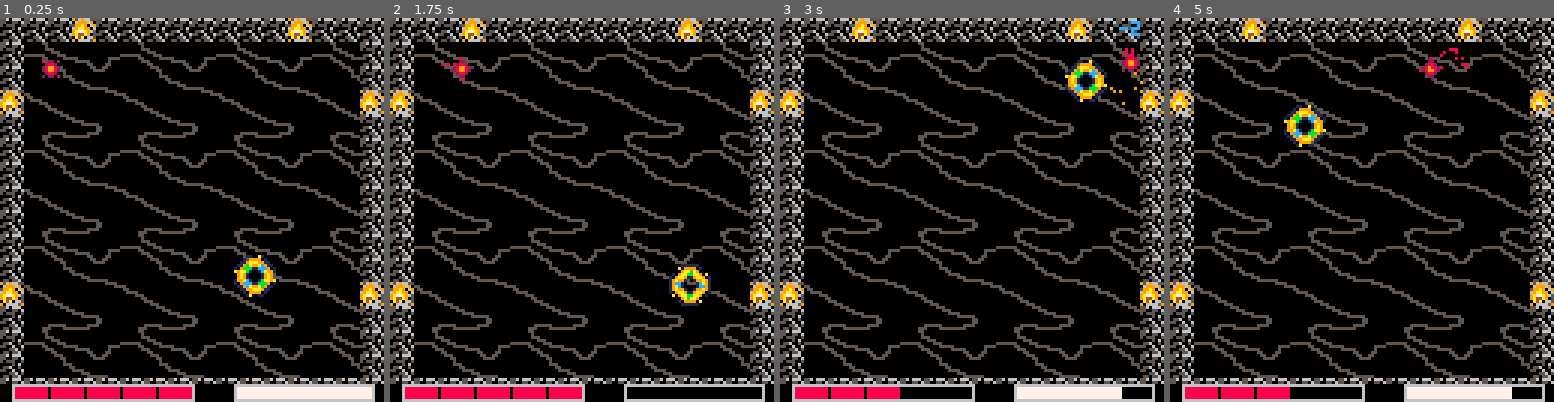
Above: before the commit, frames 1-4 (left to right).
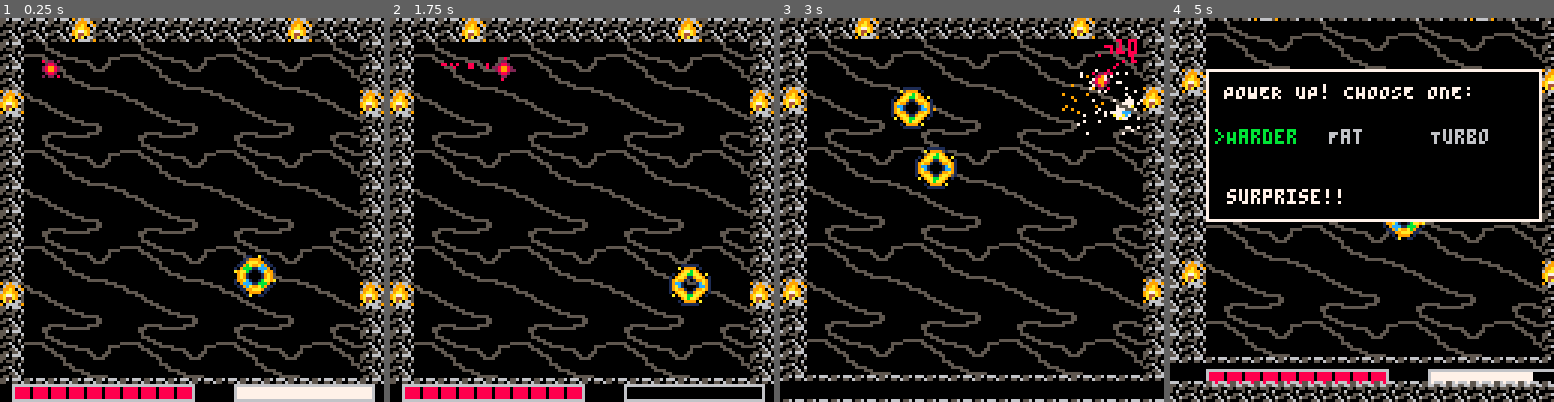
Above: after the commit, the same moments.

Repository: Nakeeb0/NAHL
Game: PICO-8 cartridge nahl.p8
Same seed, same stepped clock (60 frames per second), same inputs: the game is played once before the commit and once after it.
Inputs:
- Up to frame 1 (0.25 s): no input
- Up to frame 2 (1.75 s): tap X (X key) at 0.33, 1.07 s; tap O (Z key) at 0.7, 1.7 s; hold Right from 1.6 s (still down)
- Up to frame 3 (3 s): tap X (X key) at 1.85, 2.97 s; release Right at 2.1 s; tap O (Z key) at 2.1, 2.5, 2.9 s; hold Up 2.15-2.42 s; hold Right from 2.47 s (still down)
- Up to frame 4 (5 s): release Right at 3.03 s; hold Left 3.08-3.58 s; tap O (Z key) every 0.4 s from 3.3 to 4.9 s; hold Down 3.63-3.97 s; hold Right 4.02-4.68 s; tap X (X key) at 4.08 s; hold Up from 4.73 s (still down)

The runs differ from the first frame. In frame 1, 0.1% of the frame differs, in the area x 7-47%, y 96-100%; in frame 2, 0.5%; in frame 3, 37%; in frame 4, 39%, in the area x 0-100%, y 0-100%.

Commit message:
Added camera shake Added a follower AI Added two power ups Fixed a bug with local scopes

Diff:
--- a/actor.lua
+++ b/actor.lua
@@ -1,7 +1,11 @@
 actor = {}
 next_actor_id = 1
+function rng(l, r)
+	return rnd(r-l+1)+l
+end
+
 function make_actor(index, x, y)
-	a = {
+	local a = {
 		index = index,
 		pos = vec2d.new(x, y),
 		vel = vec2d.new(0, 0),
@@ -31,7 +35,8 @@
 		ghosted = false,
 		frozen = false,
 		invulnerable = false,
-		power_ups = 0
+		power_ups = 0,
+		hard_mode = 0
 	}
 	add(actor, a)
 	return a
@@ -136,6 +141,14 @@
 	else
 		damaged.hurt_col = 8
 	end
+
+	--if a collision is BIG (todo, define big..), make the camera shake
+	--right now i'm multiplying the magnitude difference with the max weight with some coeff
+	shake_timer = min(max_shake_duration,shake_duration_coeff * (mag_damager-mag_damaged)*max(a.weight,b.weight))
+	--+0.5 to round
+	shake_factor = min(max_shake_amount,flr((mag_damager-mag_damaged)*shake_amount_coeff*max(a.weight,b.weight)+0.5))
+	printh("ce "..shake_timer..' sf '..shake_factor..' maga'..mag_damager..' magb'..mag_damaged,"debug.txt")
+
 	spawn_dmg_text(damaged.pos.x - 2, damaged.pos.y - damaged.h - 6, damager.damage, damaged.hurt_col)
 	if damaged.hp <= 0 then
 		actor_death(damaged)
@@ -155,9 +168,12 @@
 	local mag_a = (force_a * a.force / a.weight):magnitude()
 	local mag_b = (force_b * b.force / b.weight):magnitude()
 
+
 	if dir_a:dot(a.vel) > 0 then
 		ppos = dir_a * a.w / (a.w + b.w)
 		collision_particles(a.pos.x + ppos.x , b.pos.y + ppos.y , max(a.vel:magnitude()*3, b.vel:magnitude()*3))
+
+
 		b.vel += force_a / b.weight
 		a.vel -= (force_a * a.bounce) / a.weight
 	else
@@ -169,6 +185,7 @@
 	else
 		mag_b *= -1
 	end
+
 	resolve_damage(a, b, mag_a, mag_b)
 end
 function move_actor(a)
@@ -199,6 +216,8 @@
 				return
 			end
 			if act.type == "straight-laced-boss" then
+				score += 4
+			elseif act.type == "follower-boss" then
 				score += 5
 			else
 				score += 1
--- a/ai.lua
+++ b/ai.lua
@@ -2,7 +2,7 @@
 base_ai.__index = base_ai
 
 function base_ai.new(x, y)
-	a = make_actor(3, x, y)
+	local a = make_actor(3, x, y)
 	add(enemies, a)
 	return a
 end
@@ -11,7 +11,7 @@
 straight_ai.__index = straight_ai
 
 function straight_ai.new(x, y)
-	a = base_ai.new(x, y)
+	local a = base_ai.new(x, y)
 	a.type = "straight-laced"
 	a.frames = 4
 	a.max_velocity = 1.11
@@ -28,7 +28,7 @@
 straight_boss.__index = straight_boss
 
 function straight_boss.new(x, y)
-	a = base_ai.new(x, y)
+	local a = base_ai.new(x, y)
 	setmetatable(a, straight_boss)
 	a.type = "straight-laced-boss"
 	a.frames = 4
@@ -64,6 +64,32 @@
 	end)
 end
 
+
+follower_boss = setmetatable({}, base_ai)
+follower_boss.__index = follower_boss
+
+function follower_boss.new(x, y)
+	local a = base_ai.new(x, y)
+	setmetatable(a, follower_boss)
+	a.type = "follower-boss"
+	a.frames = 4
+	a.damage = 2
+	a.max_velocity = 1
+	a.accel = 0.01
+	a.friction = 1
+	a.bounce = 1
+	a.weight = 4
+	a.hp_max = 7
+	a.force_threshold = 2.3
+	a.hp = 7
+	a.w = 7
+	a.h = 7
+	a.velocity_cutoff = 0.1
+	a.force = 2.5
+	a.index = 33
+	return a
+end
+
 function ai_update()
 	for enemy in all(enemies) do
 		if enemy.type == "straight-laced" or enemy.type == "straight-laced-boss" then
@@ -73,5 +99,9 @@
 			end
 			enemy.vel += dir * enemy.accel
 		end
+		if enemy.type == "follower-boss" then
+			local dir = player.pos-enemy.pos
+			enemy.vel += dir * enemy.accel
+		end
 	end
 end
--- a/nahl.lua
+++ b/nahl.lua
@@ -3,6 +3,11 @@
 	_upd = infinite_straight_laced
 	score = 0
 	timer = 0
+	shake_timer = 0
+	shake_amount_coeff = 0.5
+	shake_duration_coeff = 0.4
+	max_shake_amount = 8
+	max_shake_duration = 12
 	last_pressed = {
 		left = -500,
 		right = -500,
@@ -18,14 +23,17 @@
 	player = make_actor(17, 32, 32)
 	player.w = 3
 	player.h = 3
-	player.accel = 0.1
-	player.force = 1.3
+	player.accel = 0.3
+	player.force = 1.6
 	player.weight = 1
 	player.friction = 0.975
 	player.team = 0
-	player.hp = 5
-	player.hp_max = 5
+	player.hp = 10
+	player.hp_max = 10
 	player.force_threshold = 0.35
+	player.damage = 10
+	player.hard_mode = 0
+	player.type = "player"
 	-- Define the available powerups
 	all_powerups = {
 		{
@@ -51,10 +59,11 @@
 		},
 		{
 			--todo: revise the limit
+
 			name = "Turbo",
-			desc = "acceleration +10%",
+			desc = "acceleration +25%",
 			apply = function(p)
-				p.accel = min(p.accel*1.1,0.45)
+				p.accel = min(p.accel*1.25,0.45)
 			end,
 			is_eligible = function(p)
 				return p.accel < 0.45
@@ -65,6 +74,28 @@
 			desc = "Max HP +1",
 			apply = function(p)
 				p.hp_max += 1
+			end,
+			is_eligible = function(p)
+				return false
+			end
+		}
+		,
+		{
+			name = "Harder",
+			desc = "surprise!!",
+			apply = function(p)
+				p.hard_mode = p.hard_mode+1
+			end,
+			is_eligible = function(p)
+				return true
+			end
+		}
+		,
+		{
+			name = "Fat",
+			desc = "More mass",
+			apply = function(p)
+				p.weight = p.weight+1
 			end,
 			is_eligible = function(p)
 				return true
@@ -83,6 +114,7 @@
 
 function _update60()
 	timer += 1
+
 	_upd()
 	run_update_coroutines()
 end
--- a/stages.lua
+++ b/stages.lua
@@ -22,7 +22,15 @@
 	draw_death_fx()
 	room_x = flr((player.pos.x - 16) / 128)
 	room_y = flr((player.pos.y - 16) / 128)
-	camera(room_x * 128 + 16, room_y * 128 + 16)
+	-- rng(10,20)
+	shake_x = 0
+	shake_y = 0
+	if shake_timer>0 then
+		shake_x = rng(-shake_factor,shake_factor)
+		shake_y = rng(-shake_factor,shake_factor)
+		shake_timer = shake_timer-1
+	end
+	camera(room_x * 128 + 16 + shake_x, room_y * 128 + 16 + shake_y)
 
 	map()
 	for act in all(actor) do
@@ -90,8 +98,10 @@
 	for act in all(actor) do
 		move_actor(act)
 	end
-	if #enemies == 0 then
+	if #enemies <= player.hard_mode then
 		a = straight_boss.new(64, 64)
+		b = follower_boss.new(50,50)
 		a:create_minions(400)
+
 	end
 end
